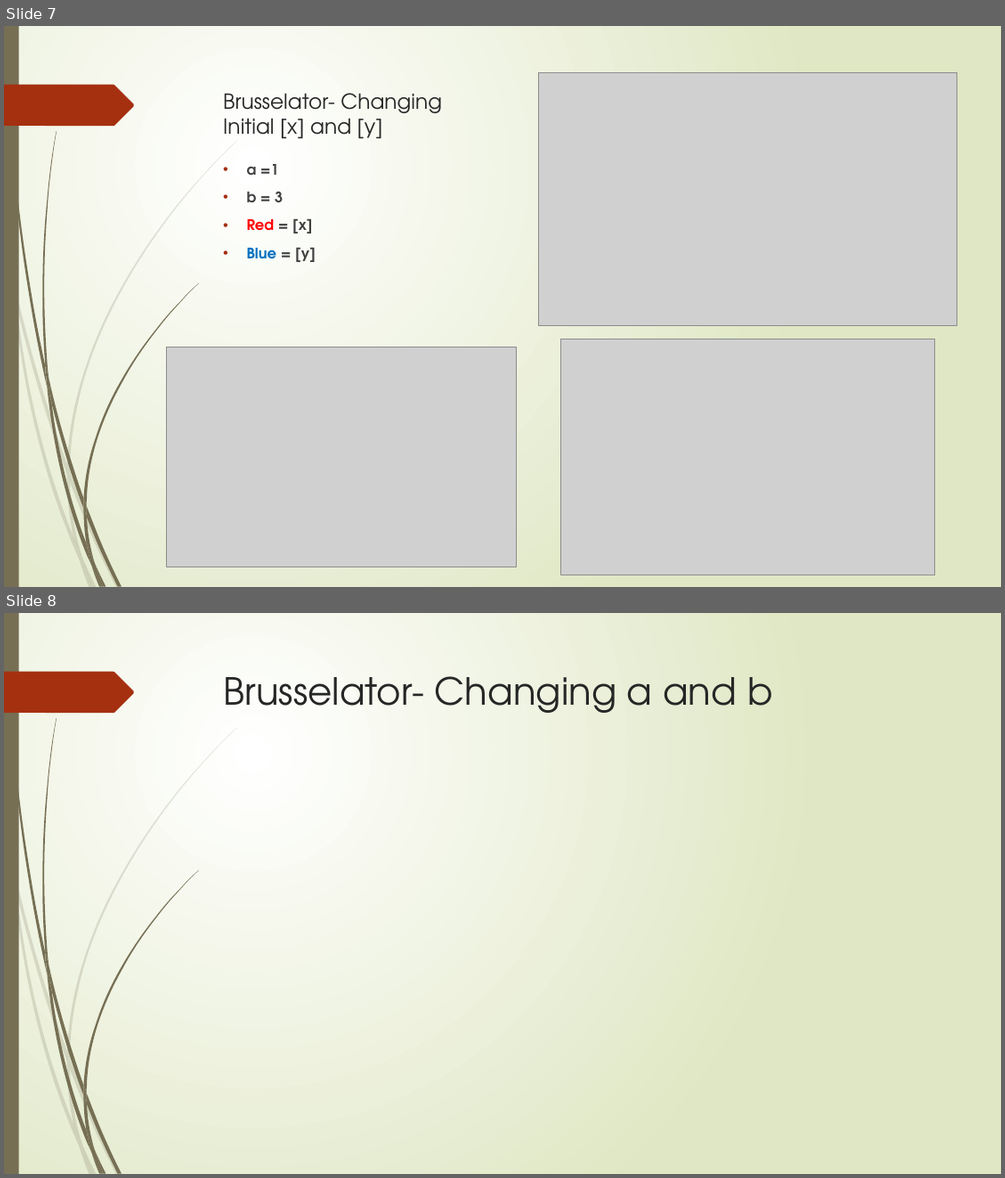
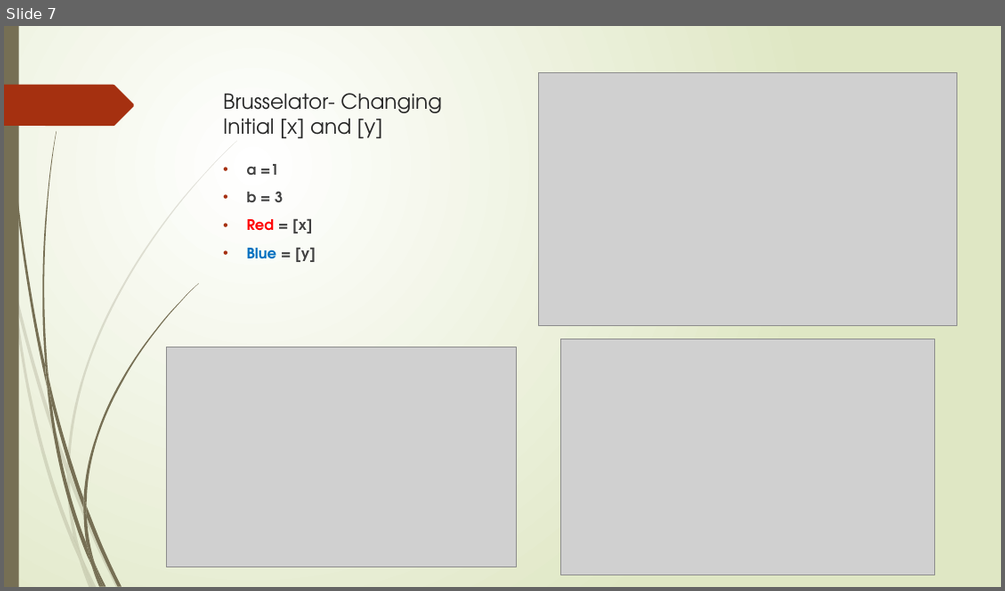
Before and after one commit to chan8005/Project-1, a slide deck: Modeling Oscillating Chemical Reactions.pptx. Shown one above the other, each under a label of ours: slides 7 and 8 before the commit, slide 7 after it. The pictures are 1005x1178 and 1005x591 pixels, drawn with LibreOffice and Linux fonts; fonts in the diff are those of the drawing; grey boxes stand for pictures. Boxes give left, top, right and bottom in pixels: in the first picture for what was removed or moved away, otherwise in the second. Text is boxed around its words. In the diff, an @@ line names an element or a change of style, - is before the commit and + after.

```diff
--- a/Modeling Oscillating Chemical Reactions.pptx
+++ b/Modeling Oscillating Chemical Reactions.pptx
@@ slide 8 removed at bbox=[4, 613, 1001, 1174], background gradient #FFFFFF to #DFE8C4; not listed: 24 template elements that a slide beside it also shows @@
@@ title removed at bbox=[224, 676, 773, 713] @@
-Brusselator- Changing a and b
```
Also in this commit, not shown: 4 slides changed, 3 slides added.
